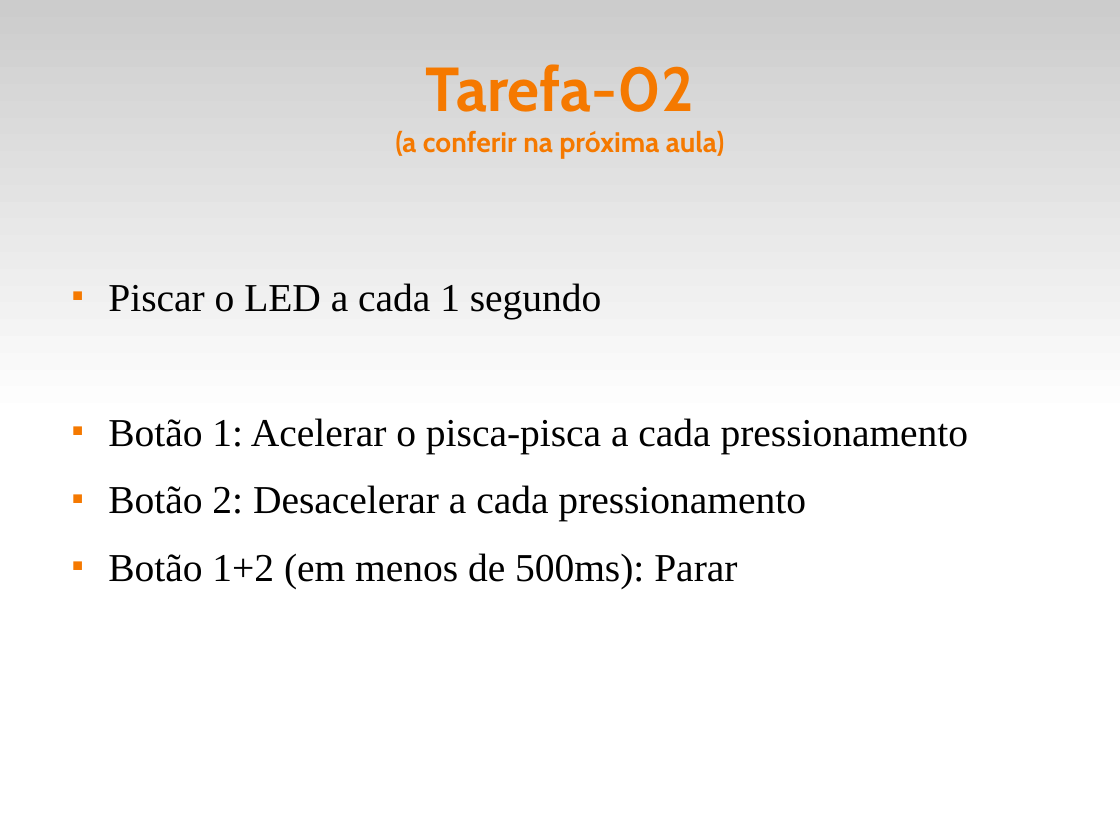
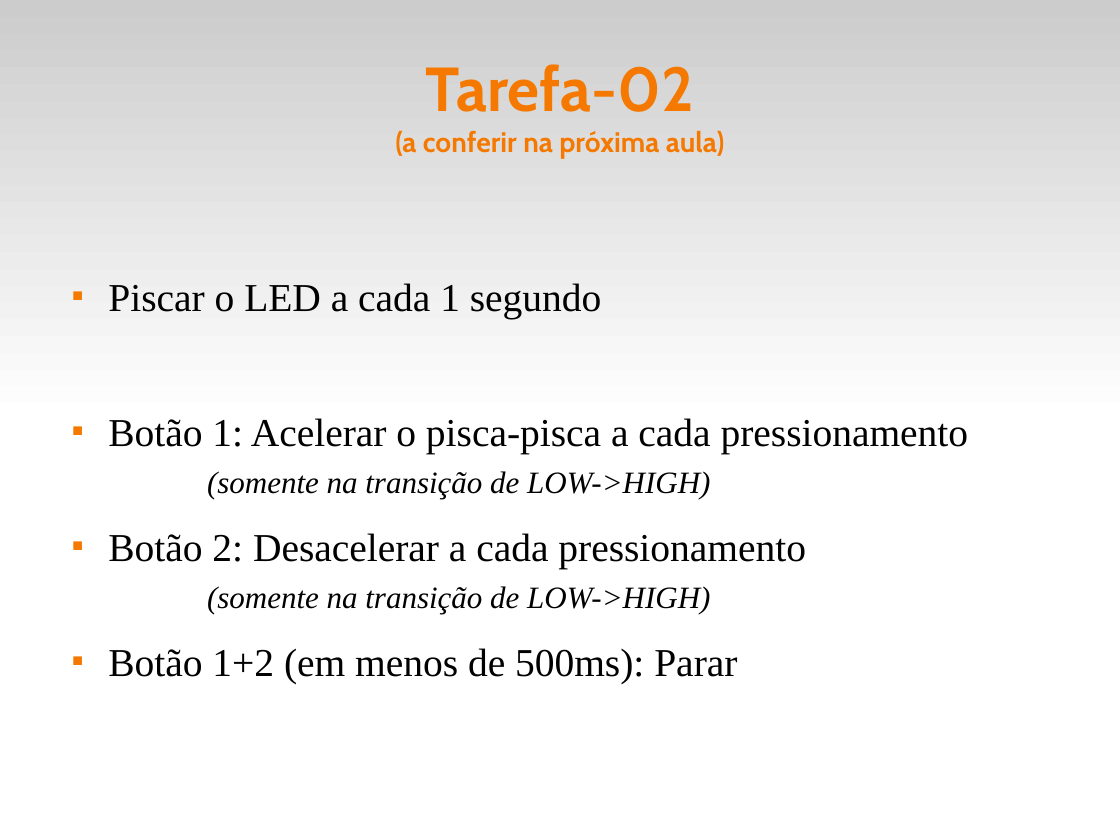
Before and after one commit to fsantanna-uerj/reativos, a slide deck: slide 13 of slides/02_arduino.odp. Drawn at 1120x840 pixels with LibreOffice and Linux fonts; fonts in the diff are those of the drawing. Boxes give left, top, right and bottom in pixels: in the first picture for what was removed or moved away, otherwise in the second. Text is boxed around its words. In the diff, an @@ line names an element or a change of style, - is before the commit and + after.

```diff
--- a/slides/02_arduino.odp
+++ b/slides/02_arduino.odp
@@ text at (108,418,969,614): text changed @@
-■ Botão 1: Acelerar o pisca-pisca a cada pressionamento
-■ Botão 2: Desacelerar a cada pressionamento
+■ Botão 1: Acelerar o pisca-pisca a cada pressionamento (somente na transição de LOW->HIGH)
+■ Botão 2: Desacelerar a cada pressionamento (somente na transição de LOW->HIGH)
```
Also in this commit, not shown: 1 other slide changed, 1 slide added, 1 slide removed, 11 other files.
